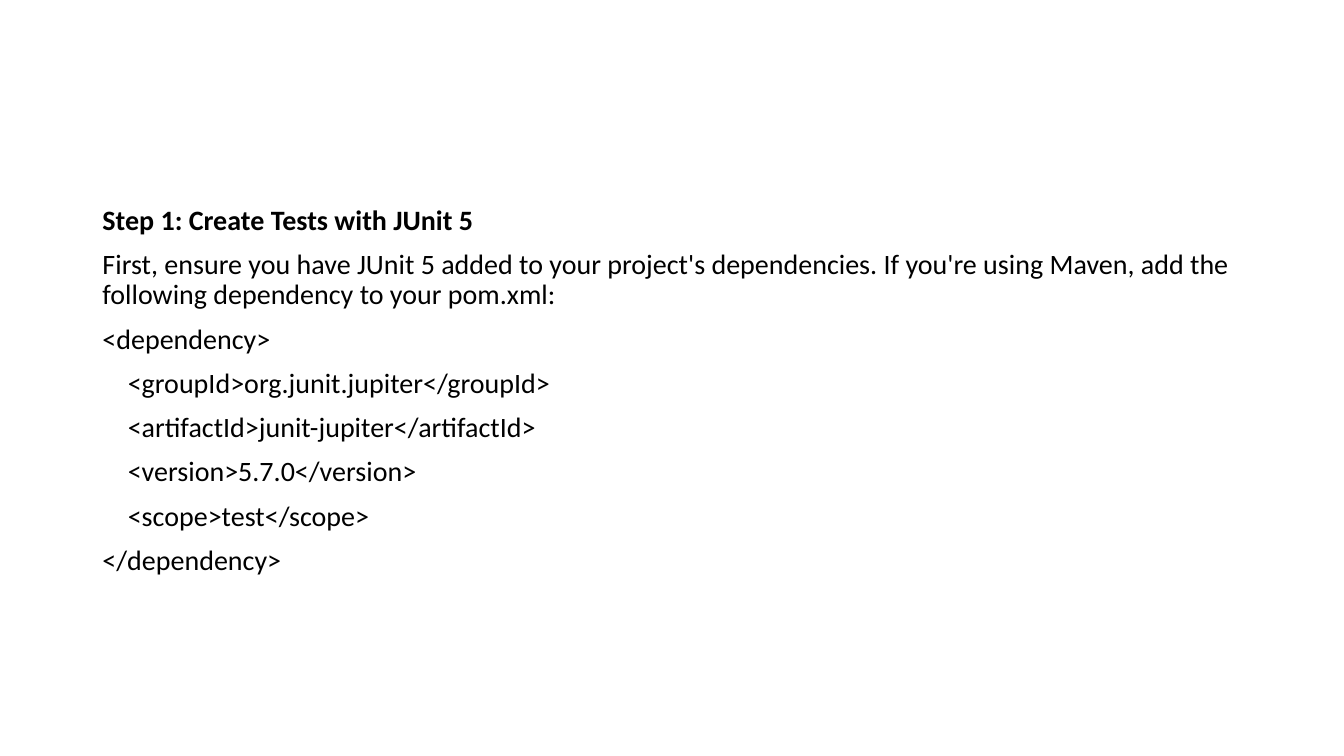
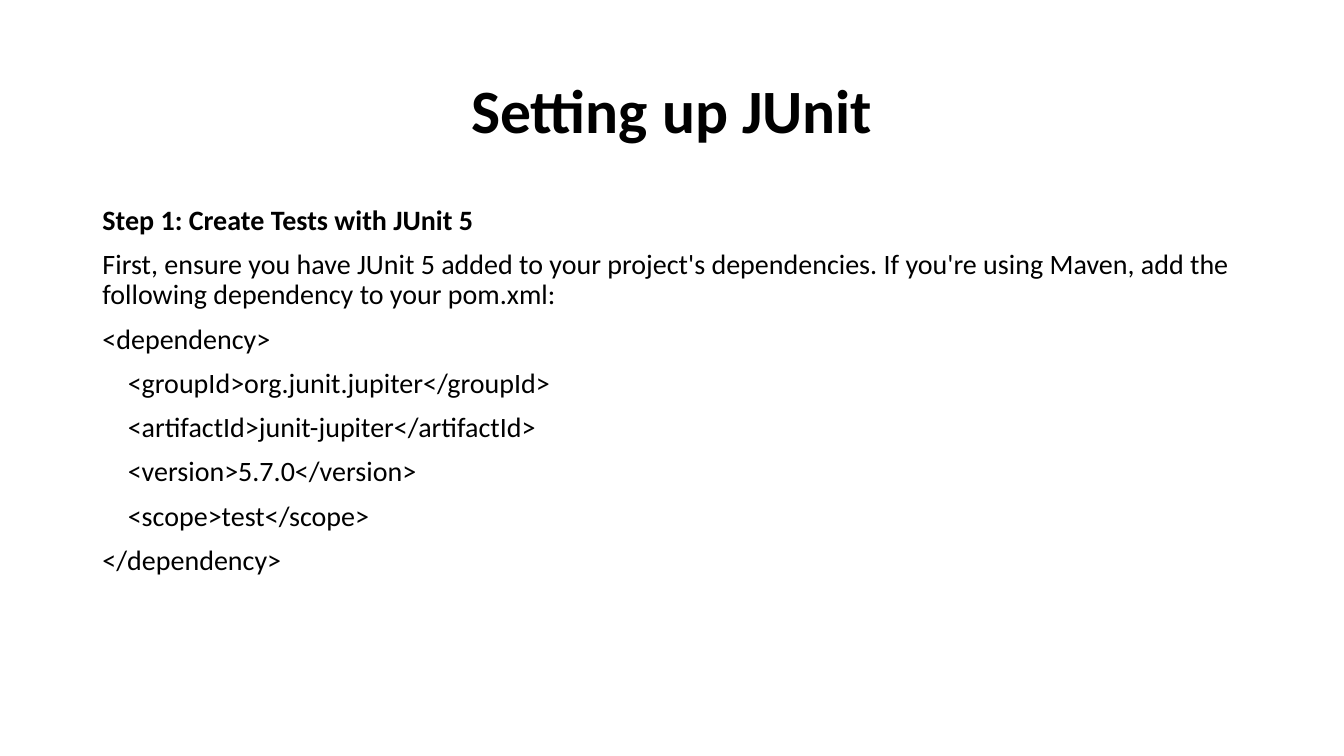
Before and after one commit to nashurgessa/Software-Testing-batch-2022-23, a slide deck: slide 12 of slides/L8_Equivalence Partitioning .pptx. Drawn at 1344x756 pixels with LibreOffice and Linux fonts; fonts in the diff are those of the drawing. Boxes give left, top, right and bottom in pixels: in the first picture for what was removed or moved away, otherwise in the second. Text is boxed around its words. In the diff, an @@ line names an element or a change of style, - is before the commit and + after.

```diff
--- a/slides/L8_Equivalence Partitioning .pptx
+++ b/slides/L8_Equivalence Partitioning .pptx
@@ title added at box(471, 89, 872, 144), 44 pt, text #000000, bold @@
+Setting up JUnit
```
Also in this commit, not shown: 7 other slides changed, 1 slide added, 2 slides removed, 12 other files.
